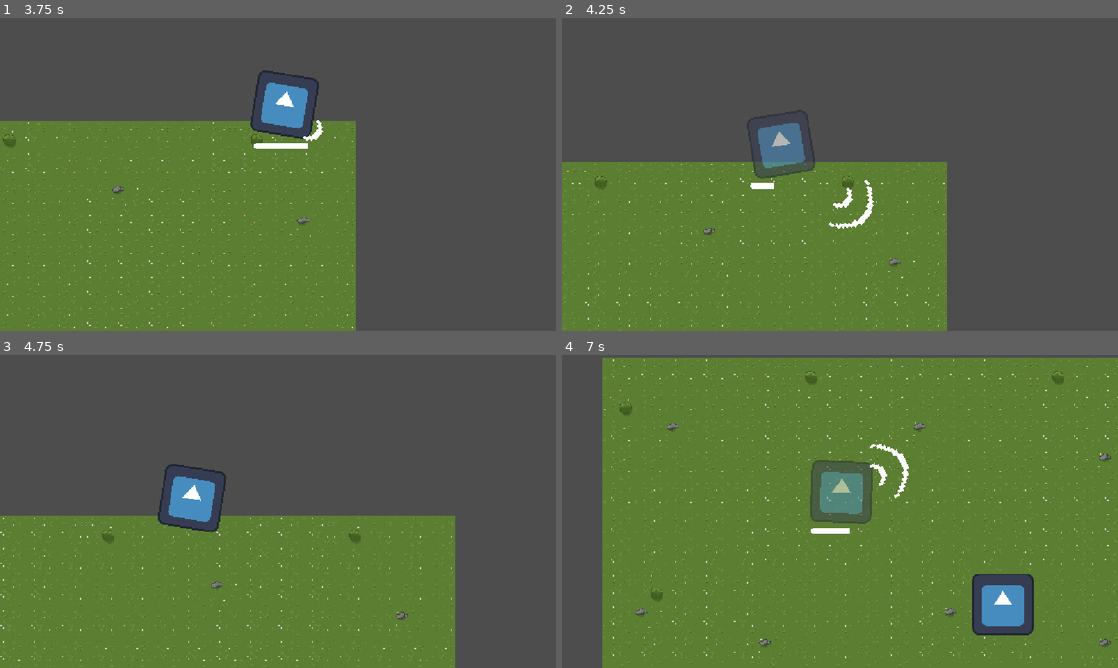
Above: before the commit, frames 1-4 (two rows, left to right).
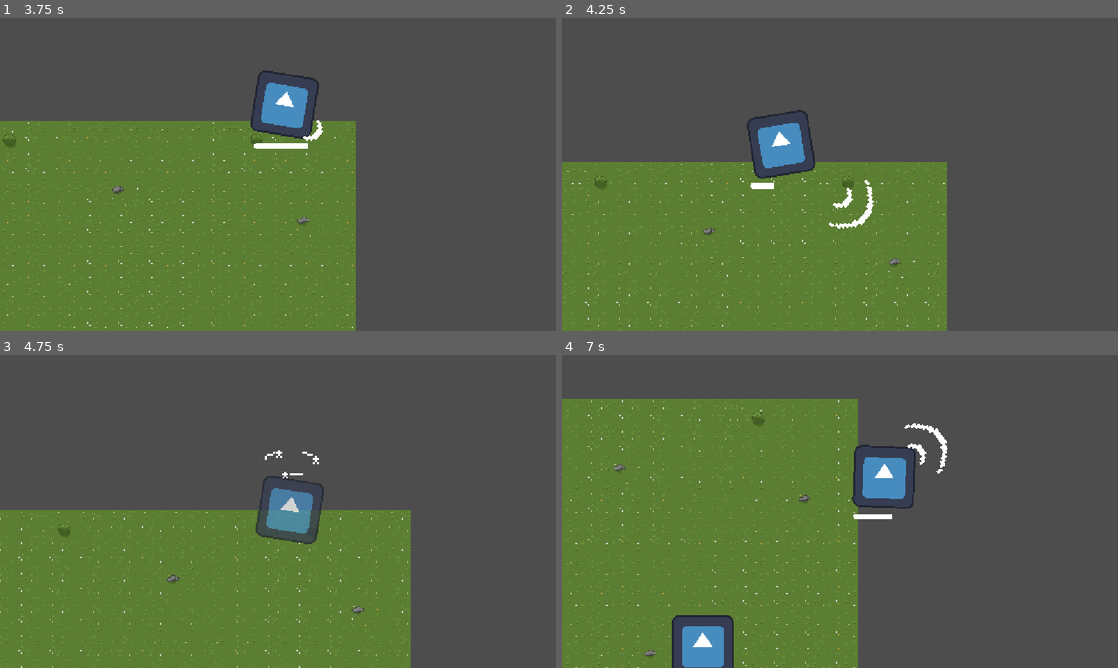
Above: after the commit, the same moments.

Repository: CplCanuck/mru-hacks-2026
Game: Godot game, scene res://assets/scenes/main.tscn
Two runs of this game, one before a commit and one after it. Both use one fixed random seed, a clock stepped at 60 frames per second and the inputs below. The engine's default icon, where the game draws it, is replaced by a stand-in: a white triangle on a blue panel in a dark square. Sound files missing from this copy of the repository are replaced by a short silence.
Inputs (mouse positions are in pixels of both pictures, inside the frame that each line leads up to):
- Up to frame 1 (3.75 s): tap Enter at 0.5 s; move the mouse to (400, 158) at 0.52 s; hold D (right) 0.53-1.28 s; click (400, 158) at 0.6 s; move the mouse to (166, 190) at 1.27 s; hold S (down) 1.28-2.03 s; tap F (interact) at 1.35, 2.85 s; move the mouse to (333, 105) at 2.02 s; hold D (right) 2.03-2.78 s; click (333, 105) at 2.1 s; move the mouse to (250, 237) at 2.77 s; hold W (up) 2.78-3.53 s; move the mouse to (444, 221) at 3.52 s; hold A (left) from 3.53 s (still down); click (444, 221) at 3.6 s
- Up to frame 2 (4.25 s): keep holding A (left)
- Up to frame 3 (4.75 s): keep holding A (left); move the mouse to (111, 464) at 4.27 s; tap F (interact) at 4.35 s
- Up to frame 4 (7 s): move the mouse to (867, 511) at 5.02 s; release A (left) at 5.03 s; hold S (down) 5.03-5.78 s; click (867, 511) at 5.1 s; move the mouse to (756, 433) at 5.77 s; hold D (right) 5.78-6.53 s; tap F (interact) at 5.85 s; move the mouse to (962, 495) at 6.52 s; hold W (up) from 6.53 s (still down); click (962, 495) at 6.6 s

Frame 1 is identical in both runs. In frame 2, 1.3% of the frame differs, in the area x 34-46%, y 33-52%; in frame 3, 8.8%; in frame 4, 62%, in the area x 0-100%, y 0-100%.

Commit message:
Update Code Formatting

Diff:
--- a/assets/objects/player.gd
+++ b/assets/objects/player.gd
@@ -4,7 +4,7 @@
 @export var acceleration := 2000.0
 @export var friction := 1500.0
 @export var attack_cooldown_value := 1.0
-@export var invincibility_duration := 3.0
+@export var invincibility_duration := 2.5
 @export var stun_duration : float = 0.75
 @export var stun_knockback_force := 700.0
 
